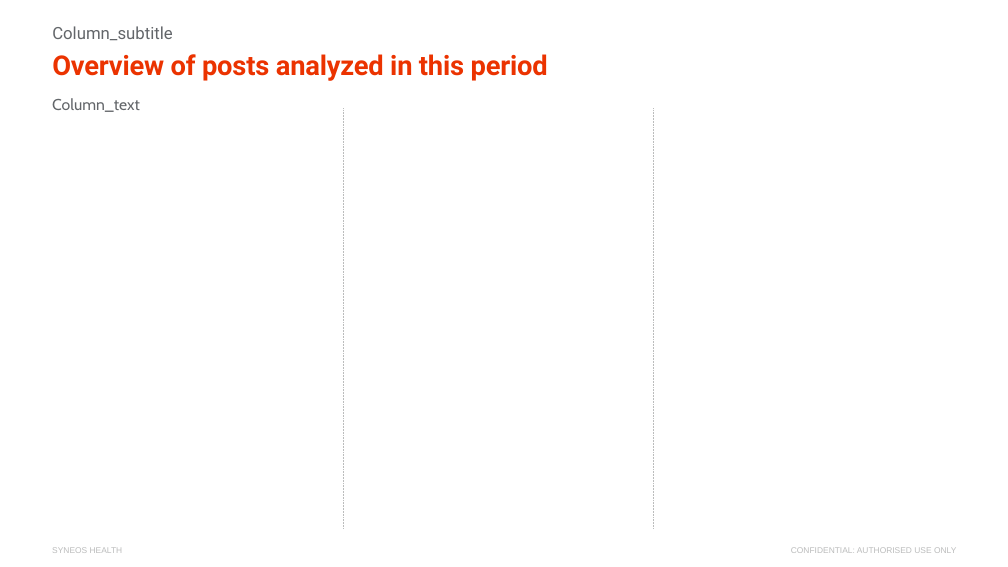
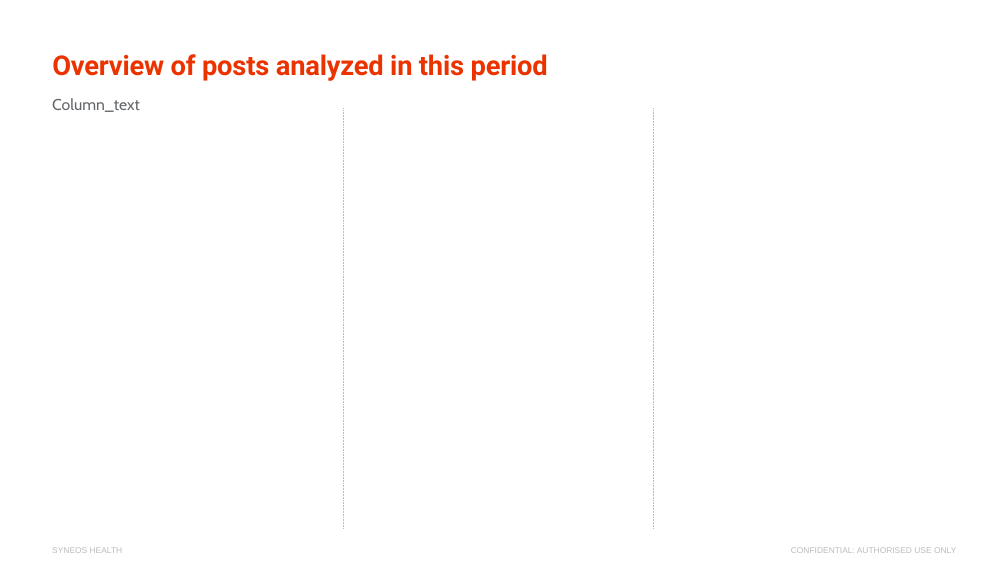
Before and after one commit to xpistos90210/templates, a slide deck: slide 2 of Linkedin_Master_Template.pptx. Drawn at 1008x567 pixels with LibreOffice and Linux fonts; fonts in the diff are those of the drawing; background and template pictures are left out. Boxes give left, top, right and bottom in pixels: in the first picture for what was removed or moved away, otherwise in the second. Text is boxed around its words. In the diff, an @@ line names an element or a change of style, - is before the commit and + after.

```diff
--- a/Linkedin_Master_Template.pptx
+++ b/Linkedin_Master_Template.pptx
@@ text removed at [52,26,172,40] @@
-Column_subtitle
```
